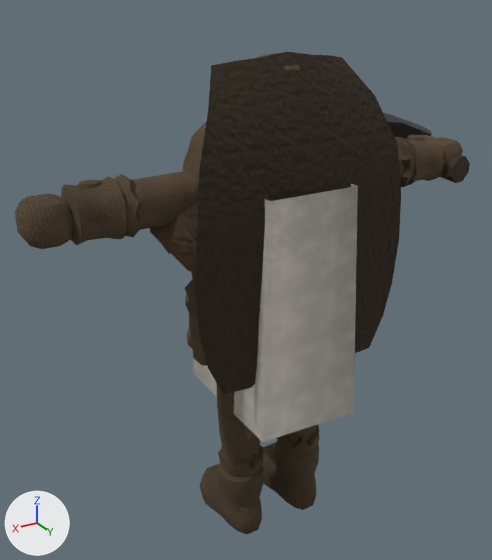
Renders of the glTF model csharp/Unciv.Godot/Packs/units/models/unit/Pictish Warrior.glb from each side of a commit.
Both versions are drawn from a camera (50 mm lens) standing at (0.582, 0.885, 0.937) and looking at (-0.049, -0.167, 0.411). Arrows for +X, +Y and +Z are at lower left; the lights stay in place. The picture after the commit comes second. Where no turn or scale is listed for an object, it has been applied to the vertices. Vertices at exactly the same position are counted once.

The first picture shows '1H_Axe', 'Barbarian_Cape', 'Warrior'.
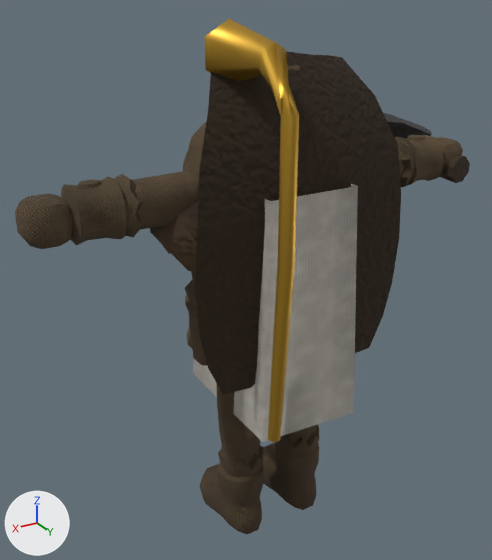
Boxes (x1, y1, x2, y2) around the edits, measured in the pictures (492 x 560 px):
'Warrior', reshaped (7% taller)
    before: (15, 53, 463, 534)
    after: (15, 19, 463, 534)
part 1 of me_mesh_skinned, added (brown)
    after: (205, 19, 299, 443)

Edits to the bpy script that builds the scene:
```text
Add mat_gilt:
    mat_gilt = bpy.data.materials.new('Gilt')
    mat_gilt.use_nodes = True; mat_gilt.node_tree.nodes.clear()
    _N = mat_gilt.node_tree.nodes; _L = mat_gilt.node_tree.links
    n0 = _N.new('ShaderNodeBsdfPrincipled'); n0.name = 'Principled BSDF'
    n0.inputs[1].default_value = 0.7  # 'Metallic'
    n0.inputs[2].default_value = 0.4  # 'Roughness'
    n1 = _N.new('ShaderNodeOutputMaterial'); n1.name = 'Material Output'
    n2 = _N.new('ShaderNodeVertexColor'); n2.name = 'Color Attribute'
    _L.new(n0.outputs[0], n1.inputs[0])  # 'BSDF' to 'Surface'
    _L.new(n2.outputs[0], n0.inputs[0])  # 'Color' to 'Base Color'
Change me_mesh_skinned:
    used by ob_warrior; location = (0.0, 0.0, -0.011)
    remove me_mesh_skinned.from_pydata(...)  # 2465 vertices, 4517 faces; spans x -0.4..0.4, y -0.124..0.122, z 0.011..0.858
    add me_mesh_skinned.from_pydata(...)  # 2497 vertices, 4577 faces; spans x -0.4..0.4, y -0.124..0.178, z 0.011..0.908
    me_mesh_skinned part 1: a new loose piece of 32 vertices spanning x 0.05..0.125, y 0.014..0.178, z 0.296..0.908, in mat_gilt
    add me_mesh_skinned.materials.append(mat_gilt)
```
